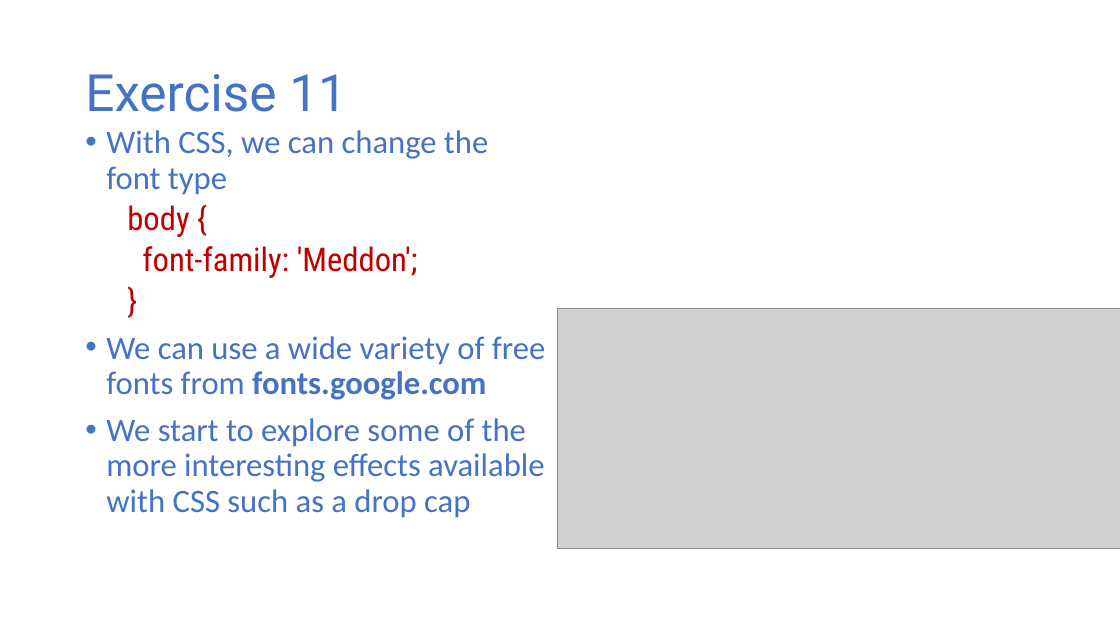
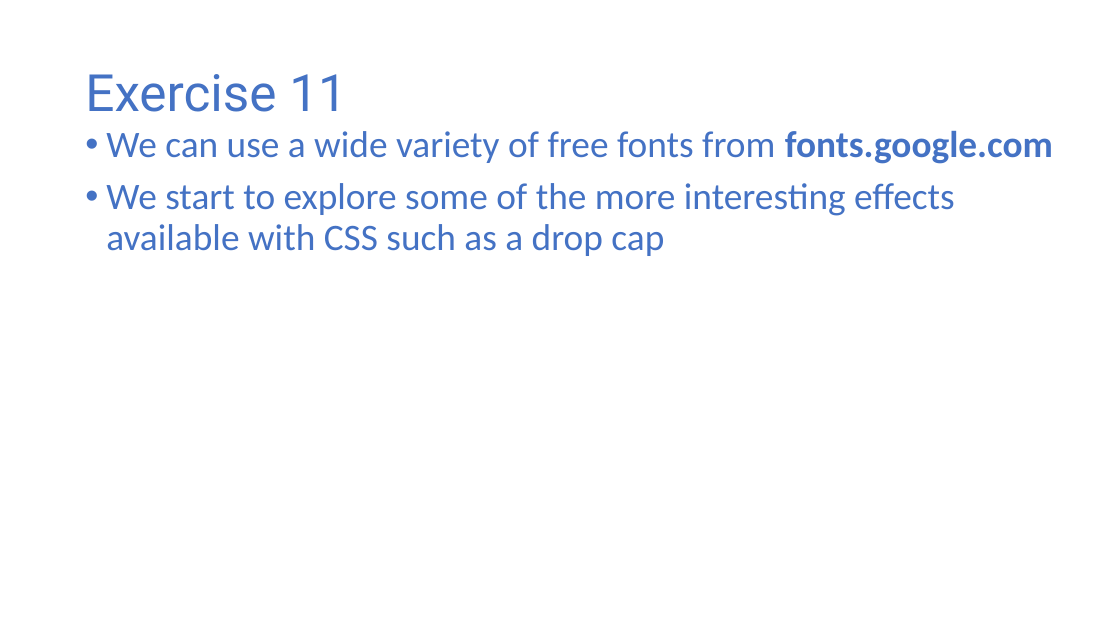
Before and after one commit to halbhelms/codingcareer, a slide deck: slide 25 of public/video-presentation/video-presentation.pptx (slide 16 before the commit). Drawn at 1120x630 pixels with LibreOffice and Linux fonts; fonts in the diff are those of the drawing; grey boxes stand for pictures. Boxes give left, top, right and bottom in pixels: in the first picture for what was removed or moved away, otherwise in the second. Text is boxed around its words. In the diff, an @@ line names an element or a change of style, - is before the commit and + after.

```diff
--- a/public/video-presentation/video-presentation.pptx
+++ b/public/video-presentation/video-presentation.pptx
@@ text "We can use a wide ..." at (106,131,1053,256): size 28 to 32 pt @@
@@ text at (106,130,488,278): paragraphs removed @@
-• With CSS, we can change the font type
-  body {
-  font-family: 'Meddon';
-  }
@@ picture removed at (558,308,1120,549) @@
```
Also in this commit, not shown: 19 other slides changed, 15 slides added, 2 other files.
